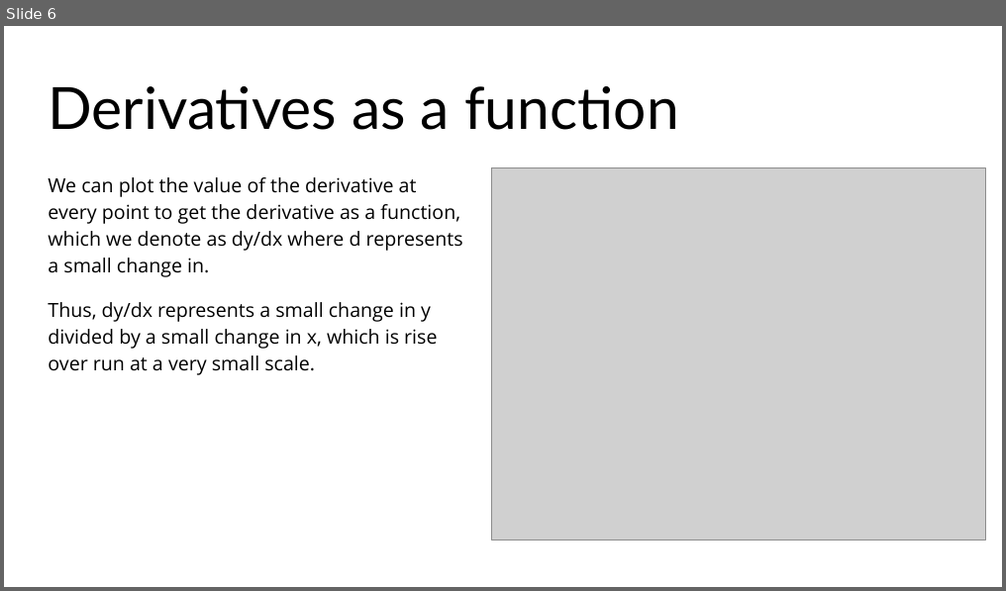
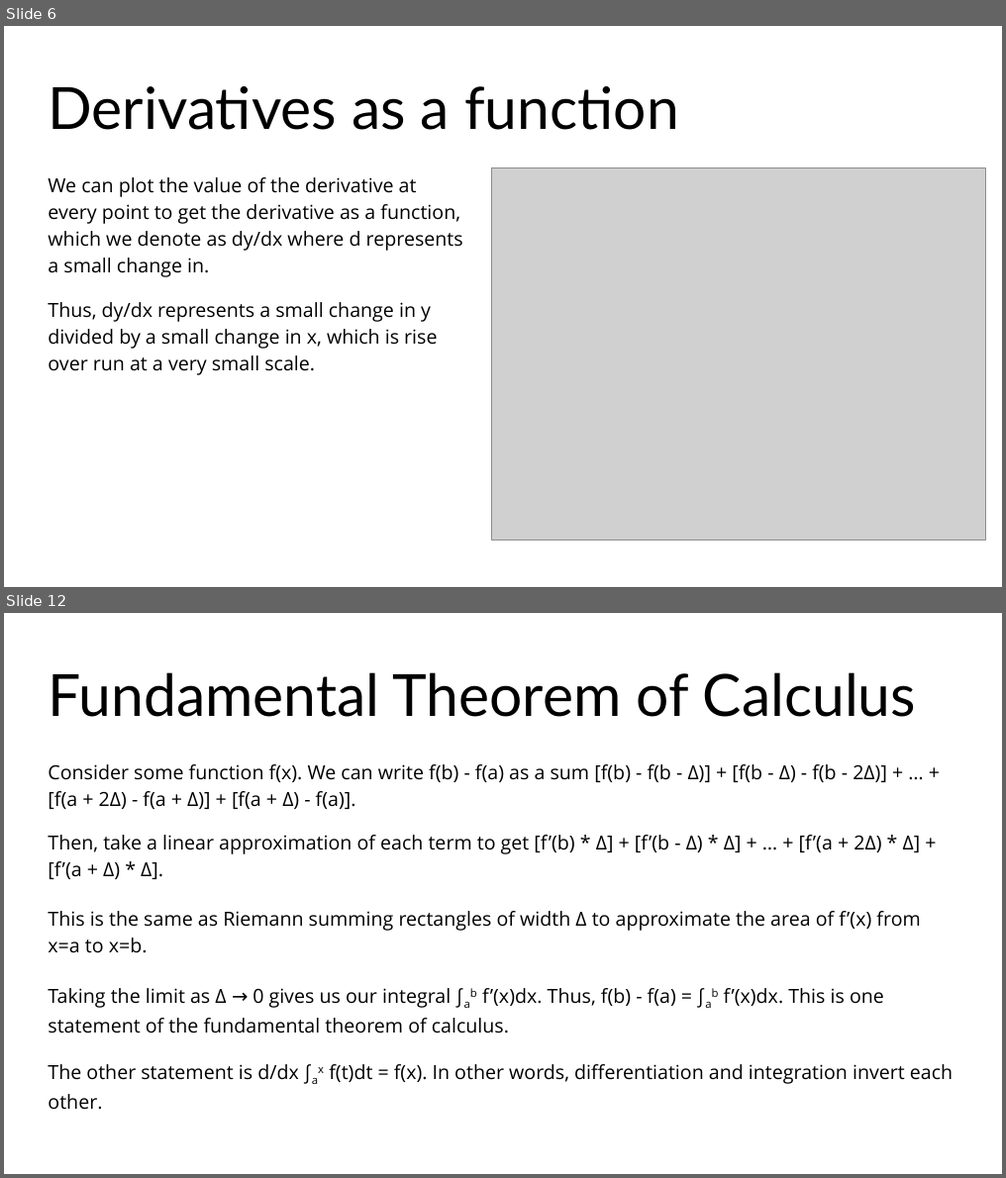
Before and after one commit to Sparks29032/Applied-Math-Website, a slide deck: docs/resources/slides/Survey of Calculus.pptx. Shown one above the other, each under a label of ours: slide 6 before the commit, slides 6 and 12 after it; the slides between them are not shown. The pictures are 1006x591 and 1006x1178 pixels, drawn with LibreOffice and Linux fonts; fonts in the diff are those of the drawing; grey boxes stand for pictures. Boxes give left, top, right and bottom in pixels: in the first picture for what was removed or moved away, otherwise in the second. Text is boxed around its words. In the diff, an @@ line names an element or a change of style, - is before the commit and + after.

Commit message:
Calculus material

```diff
--- a/docs/resources/slides/Survey of Calculus.pptx
+++ b/docs/resources/slides/Survey of Calculus.pptx
@@ slide 12 added at (x1=4, y1=613, x2=1002, y2=1174), background #FFFFFF @@
@@ title added at (x1=48, y1=672, x2=916, y2=717), 42 pt, text #000000 @@
+Fundamental Theorem of Calculus
@@ text added at (x1=48, y1=764, x2=887, y2=809), 14 pt, text #000000 @@
+Consider some function f(x). We can write f(b) - f(a) as a sum [f(b) - f(b - Δ)] + [f(b - Δ) - f(b - 2Δ)] + … + [f(a + 2Δ) - f(a + Δ)] + [f(a + Δ) - f(a)].
@@ text added at (x1=48, y1=835, x2=921, y2=879), 14 pt, text #000000 @@
+Then, take a linear approximation of each term to get [f’(b) * Δ] + [f’(b - Δ) * Δ] + … + [f’(a + 2Δ) * Δ] + [f’(a + Δ) * Δ].
@@ text added at (x1=48, y1=911, x2=920, y2=954), 14 pt, text #000000 @@
+This is the same as Riemann summing rectangles of width Δ to approximate the area of f’(x) from x=a to x=b.
@@ text added at (x1=48, y1=988, x2=884, y2=1034), 14 pt, text #000000 @@
+Taking the limit as Δ → 0 gives us our integral ∫ab f’(x)dx. Thus, f(b) - f(a) = ∫ab f’(x)dx. This is one statement of the fundamental theorem of calculus.
@@ text added at (x1=48, y1=1064, x2=952, y2=1110), 14 pt, text #000000 @@
+The other statement is d/dx ∫ax f(t)dt = f(x). In other words, differentiation and integration invert each other.
```
Also in this commit, not shown: 2 slides changed, 6 other slides added, 6 slides removed, 2 other files.
